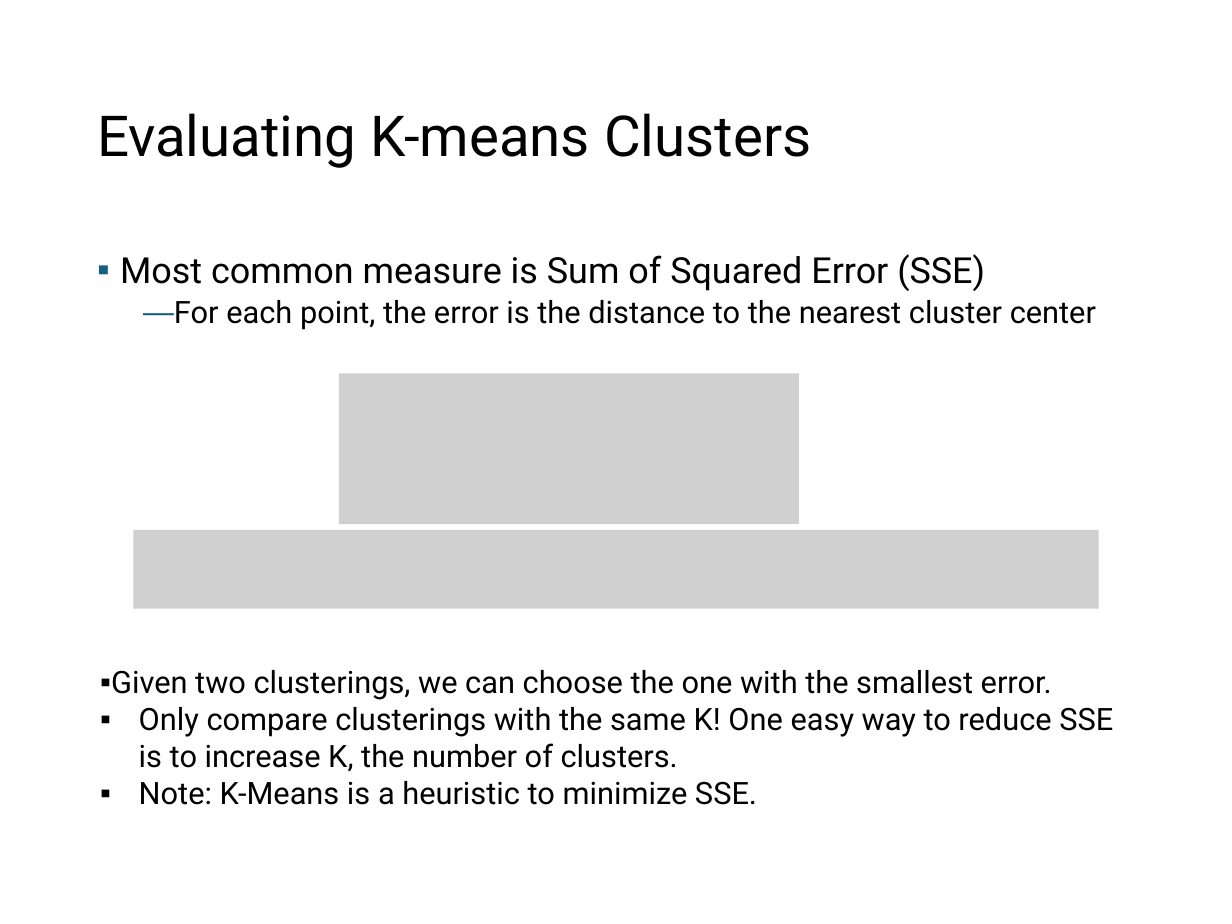
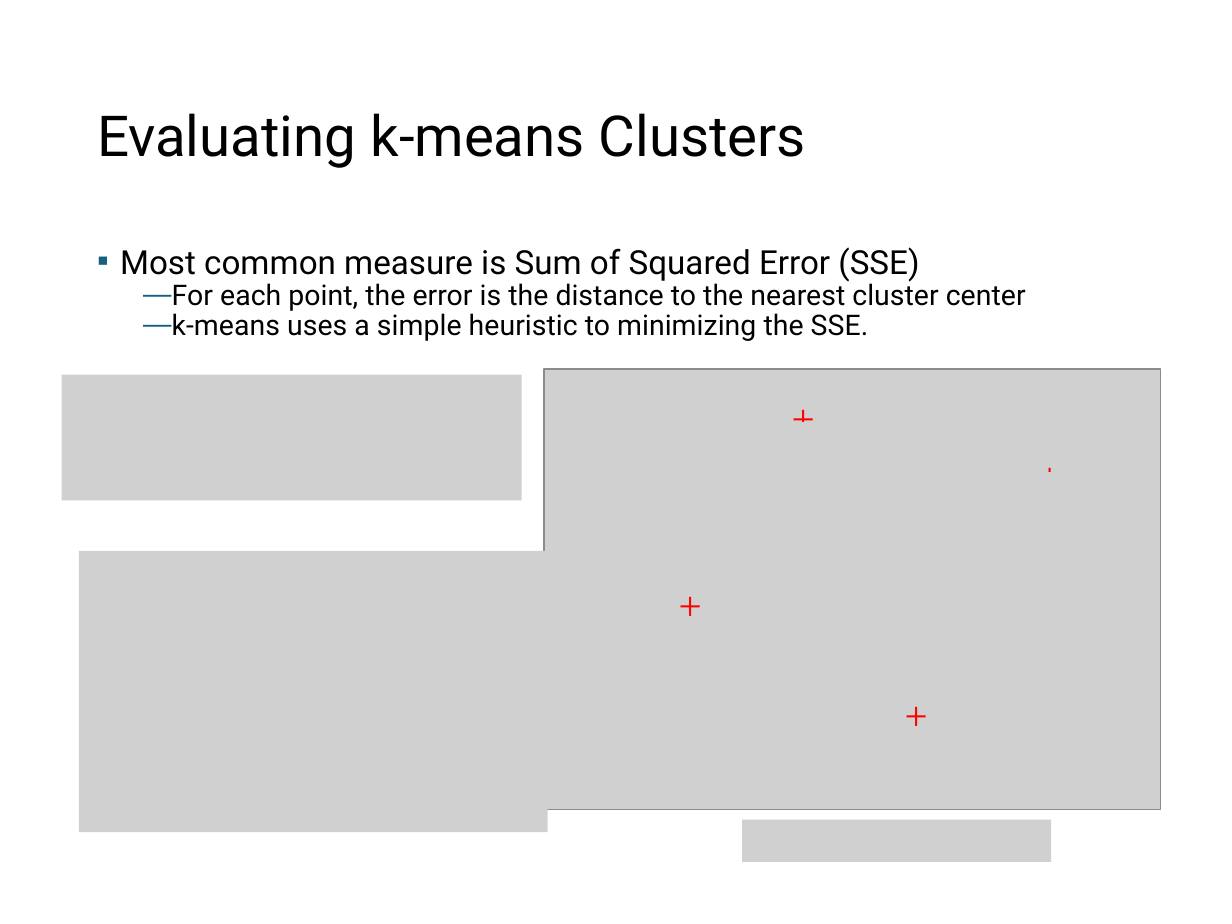
Before and after one commit to mhahsler/Introduction_to_Data_Mining_R_Examples, a slide deck: slide 30 of slides/chap7_basic_cluster_analysis.pptx. Drawn at 1232x924 pixels with LibreOffice and Linux fonts; fonts in the diff are those of the drawing; grey boxes stand for pictures. Boxes give left, top, right and bottom in pixels: in the first picture for what was removed or moved away, otherwise in the second. Text is boxed around its words. In the diff, an @@ line names an element or a change of style, - is before the commit and + after.

Commit message:
better slide for SSE.

```diff
--- a/slides/chap7_basic_cluster_analysis.pptx
+++ b/slides/chap7_basic_cluster_analysis.pptx
@@ title at <box>97,113,806,168</box>: text changed @@
-Evaluating K-means Clusters
+Evaluating k-means Clusters
@@ text at <box>120,247,1026,311</box>: size 21 to 19.4 pt in "Most common measure is Sum of Squared ..."; size 18 to 16.6 pt in "For each point, the error is the ..."; line spacing 0.9 to 0.7 @@
@@ text at <box>172,309,869,341</box>: paragraph added @@
+  — k-means uses a simple heuristic to minimizing the SSE.
@@ picture added at <box>62,375,522,500</box> @@
@@ picture removed at <box>339,373,800,524</box> @@
@@ picture removed at <box>133,530,1098,609</box> @@
@@ picture added at <box>79,551,548,832</box> @@
@@ group added at <box>545,370,1161,809</box>: 5 pictures, 4 texts @@
++
++
++
++
@@ text removed at <box>111,670,1113,805</box> @@
-  ▪ Given two clusterings, we can choose the one with the smallest error.
-  ▪ Only compare clusterings with the same K! One easy way to reduce SSE is to increase K, the number of clusters.
-  ▪ Note: K-Means is a heuristic to minimize SSE.
@@ picture added at <box>742,819,1051,861</box> @@
```
Also in this commit, not shown: 2 other slides changed, 1 other file.
